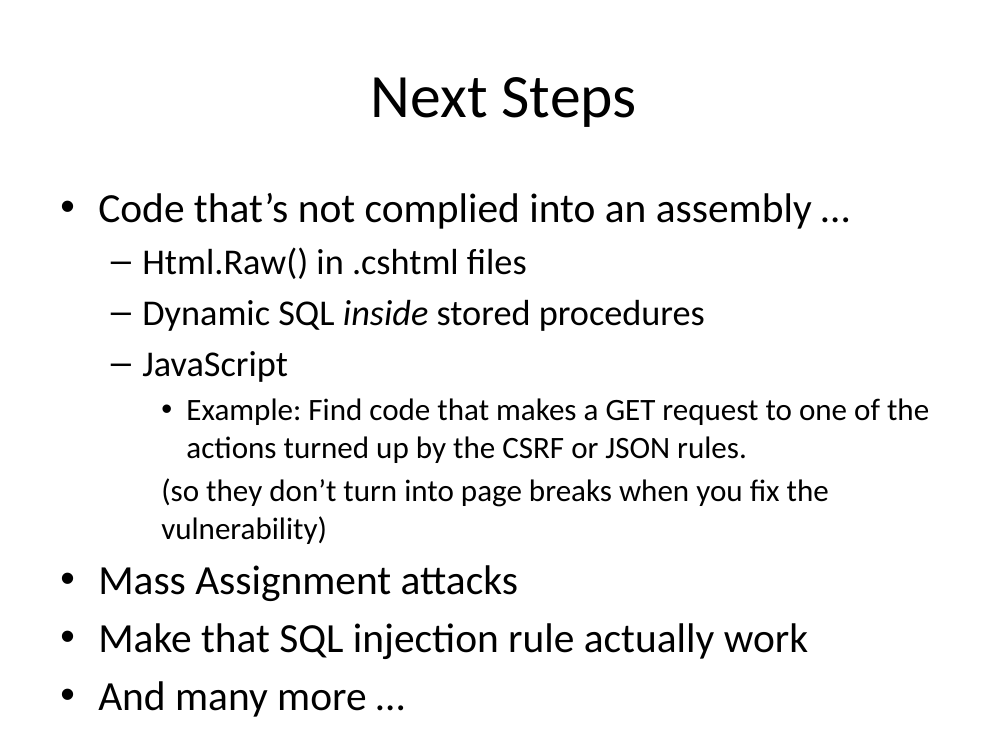
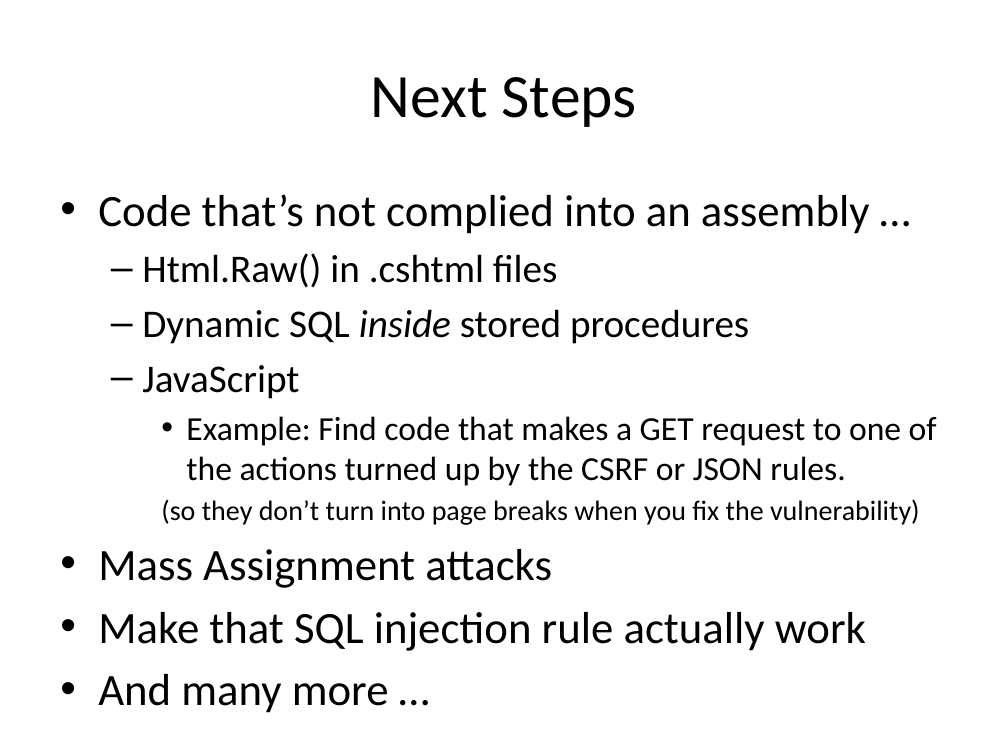
Before and after one commit to Chris-ScoutCorps/FxCop, a slide deck: slide 40 of FxCop.pptx. Drawn at 1008x756 pixels with LibreOffice and Linux fonts; fonts in the diff are those of the drawing; background and template pictures are left out. Boxes give left, top, right and bottom in pixels: in the first picture for what was removed or moved away, otherwise in the second. Text is boxed around its words. In the diff, an @@ line names an element or a change of style, - is before the commit and + after.

```diff
--- a/FxCop.pptx
+++ b/FxCop.pptx
@@ text "Code that’s not complied into ..." at [98, 194, 937, 713]: size 29.6 to 32 pt in "Code that’s not complied into an assembly ...", "Mass Assignment attacks", "Make that SQL injection rule actually work", "And many more …"; size 25.9 to 28 pt in "Html.Raw() in .cshtml files", "Dynamic SQL inside stored procedures", "JavaScript"; size 22.2 to 24 pt in "Example: Find code that makes a GET ..."; size 22.2 to 20 pt in "(so they don’t turn into page breaks ..." @@
```
Also in this commit, not shown: 10 other slides changed, 1 other file.
